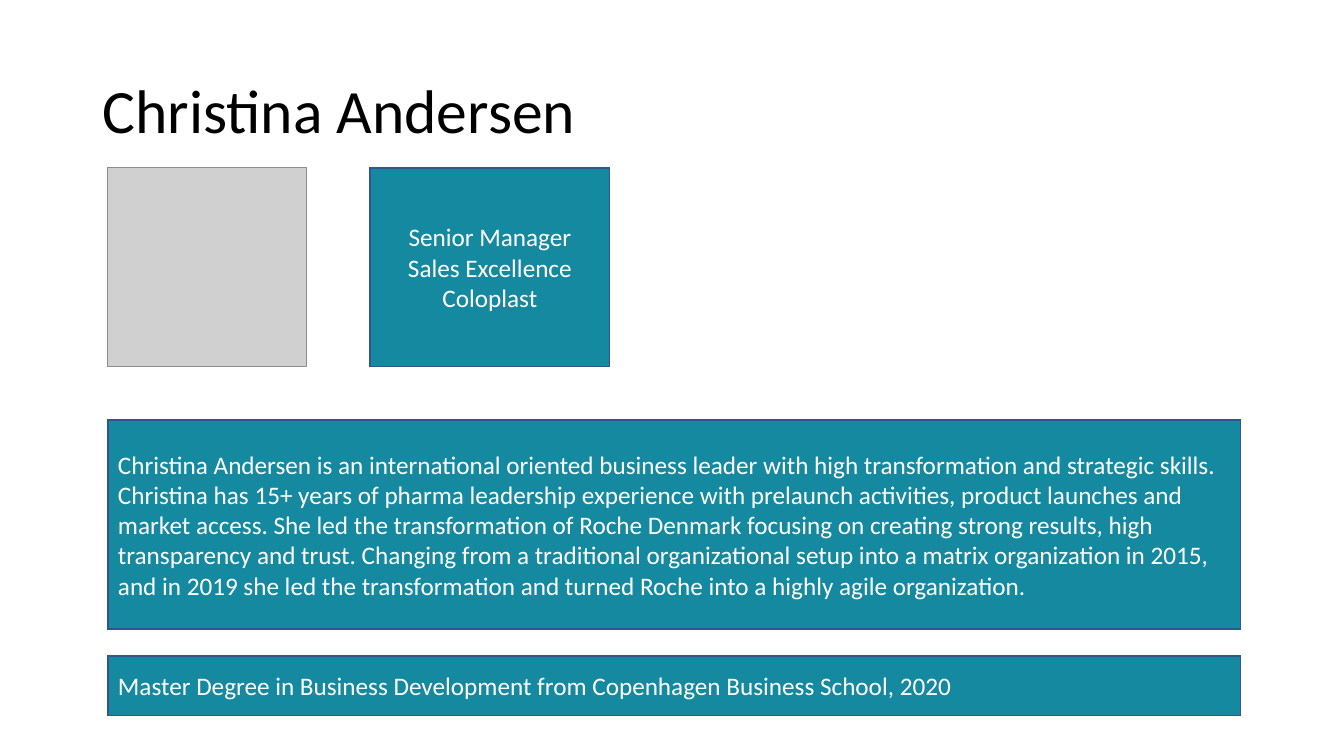
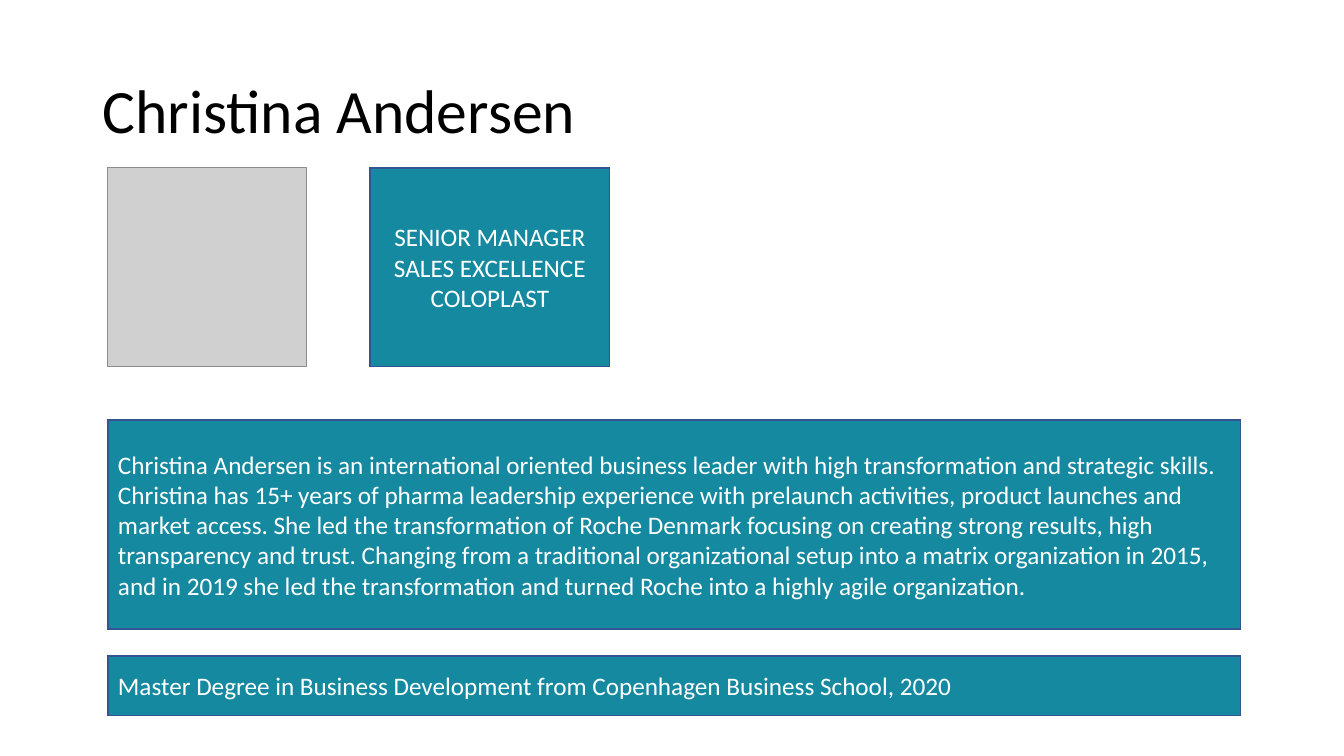
Before and after one commit to PetyaFerreiraDeveloper/sumondo, a slide deck: slide 7 of profiles/profiles.pptx (slide 6 before the commit). Drawn at 1344x756 pixels with LibreOffice and Linux fonts; fonts in the diff are those of the drawing; grey boxes stand for pictures. Boxes give left, top, right and bottom in pixels: in the first picture for what was removed or moved away, otherwise in the second. Text is boxed around its words. In the diff, an @@ line names an element or a change of style, - is before the commit and + after.

```diff
--- a/profiles/profiles.pptx
+++ b/profiles/profiles.pptx
@@ text in rectangle at [394,229,586,307]: text changed @@
-Senior Manager Sales Excellence Coloplast
+SENIOR MANAGER
+SALES EXCELLENCE
+COLOPLAST
```
Also in this commit, not shown: 5 other slides changed, 1 slide added, 5 other files.
